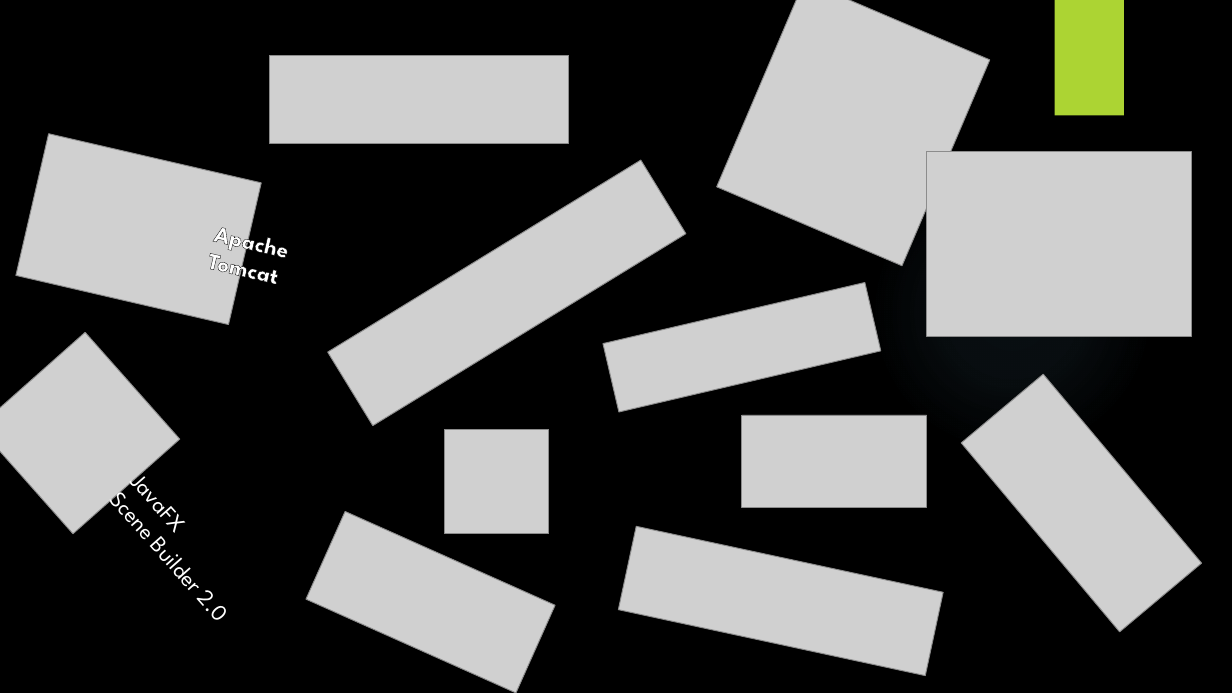
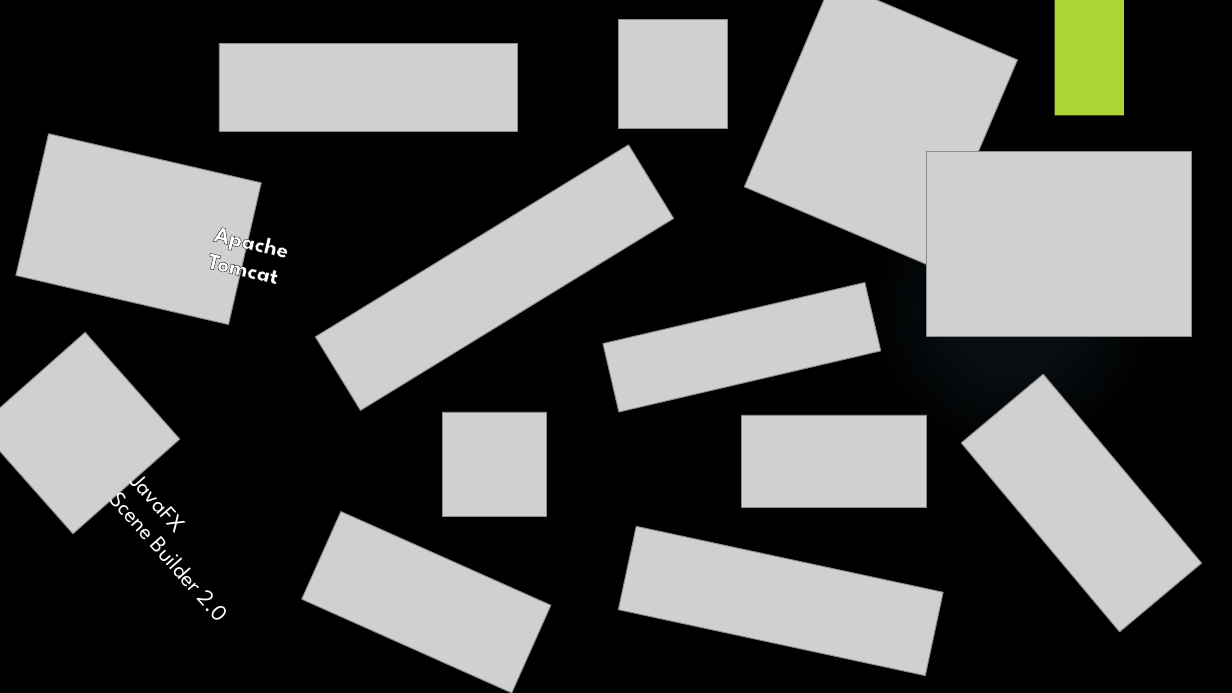
Before and after one commit to lucakuendig/INM21_Group_B, a slide deck: slide 5 of 06_Praesentation/Praesentation_Mangel_Manager.pptx. Drawn at 1232x693 pixels with LibreOffice and Linux fonts; fonts in the diff are those of the drawing; grey boxes stand for pictures; background and template pictures are left out. Boxes give left, top, right and bottom in pixels: in the first picture for what was removed or moved away, otherwise in the second. Text is boxed around its words. In the diff, an @@ line names an element or a change of style, - is before the commit and + after.

Commit message:
updated präsentation

```diff
--- a/06_Praesentation/Praesentation_Mangel_Manager.pptx
+++ b/06_Praesentation/Praesentation_Mangel_Manager.pptx
@@ picture added at [618,19,727,128] @@
@@ picture: place and size @@
-picture at [717,0,990,265]
+picture at [744,0,1017,265]
@@ picture: place and size @@
-picture at [270,55,569,144]
+picture at [219,43,518,132]
@@ picture: place and size @@
-picture at [328,160,687,425]
+picture at [315,145,674,410]
@@ picture: place and size @@
-picture at [445,430,549,534]
+picture at [443,412,547,517]
@@ picture: place and size @@
-picture at [306,512,556,693]
+picture at [302,512,551,693]
```
Also in this commit, not shown: 1 other slide changed.
